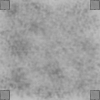
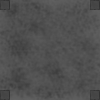
The second 100px x 100px image is a revision of the first. Changes to its layers:
removed layer "Pasted Layer copy#2" over [0, 90, 10, 100]
removed layer "Pasted Layer copy#1" over [0, 0, 10, 10]
removed layer "Pasted Layer copy" over [90, 0, 100, 10]
painted on "Pasted Layer" over [0, 0, 100, 100]
painted on "Background" over [0, 0, 100, 100]
